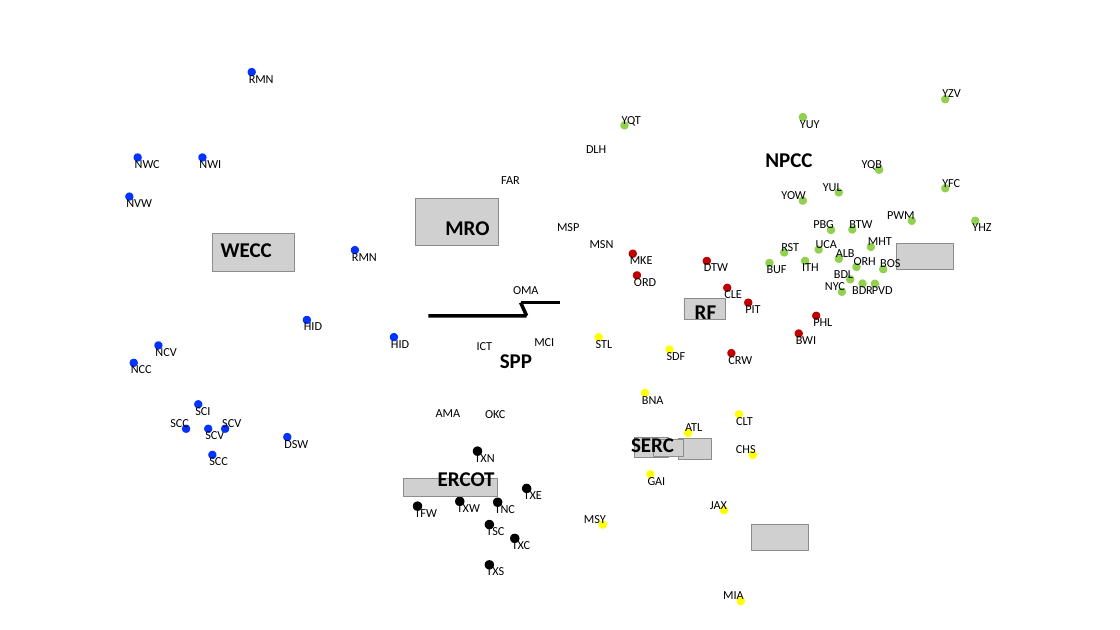
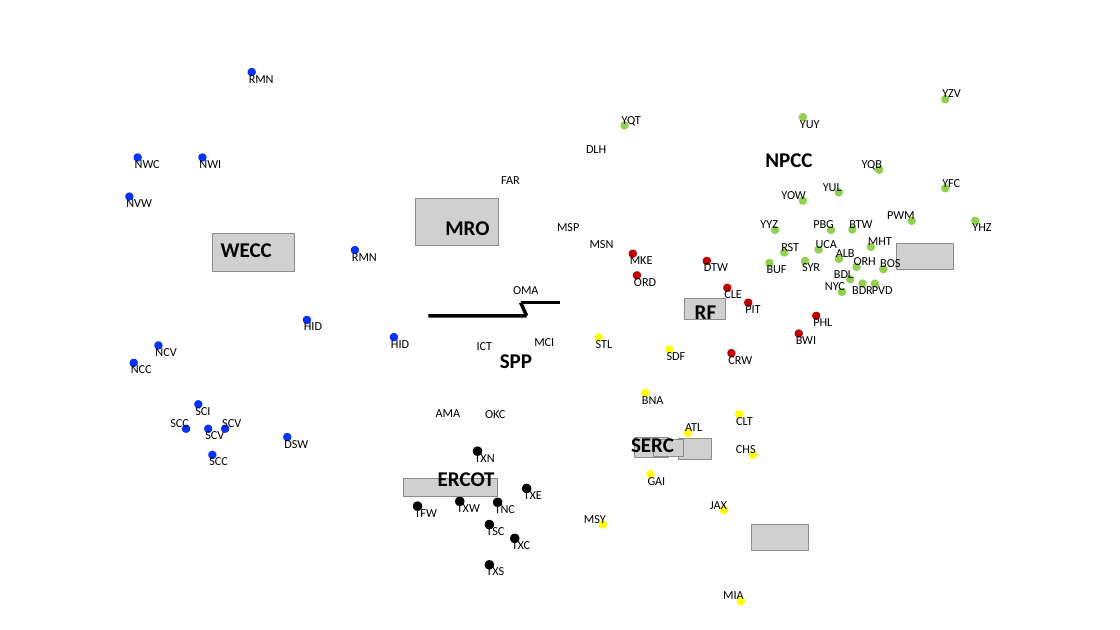
Before and after one commit to slacgismo/loadinsight, a slide deck: slide 1 of nercmap/citymap.pptx. Drawn at 1120x630 pixels with LibreOffice and Linux fonts; fonts in the diff are those of the drawing; grey boxes stand for pictures; background and template pictures are left out. Boxes give left, top, right and bottom in pixels: in the first picture for what was removed or moved away, otherwise in the second. Text is boxed around its words. In the diff, an @@ line names an element or a change of style, - is before the commit and + after.

```diff
--- a/nercmap/citymap.pptx
+++ b/nercmap/citymap.pptx
@@ ellipse added at (x1=771, y1=226, x2=780, y2=234), fill #92D050, 10.5 pt, text #000000 @@
+YYZ
@@ text in ellipse at (x1=802, y1=261, x2=820, y2=271): text changed @@
-ITH
+SYR
```
Also in this commit, not shown: 3 other slides changed, 1 other file.
